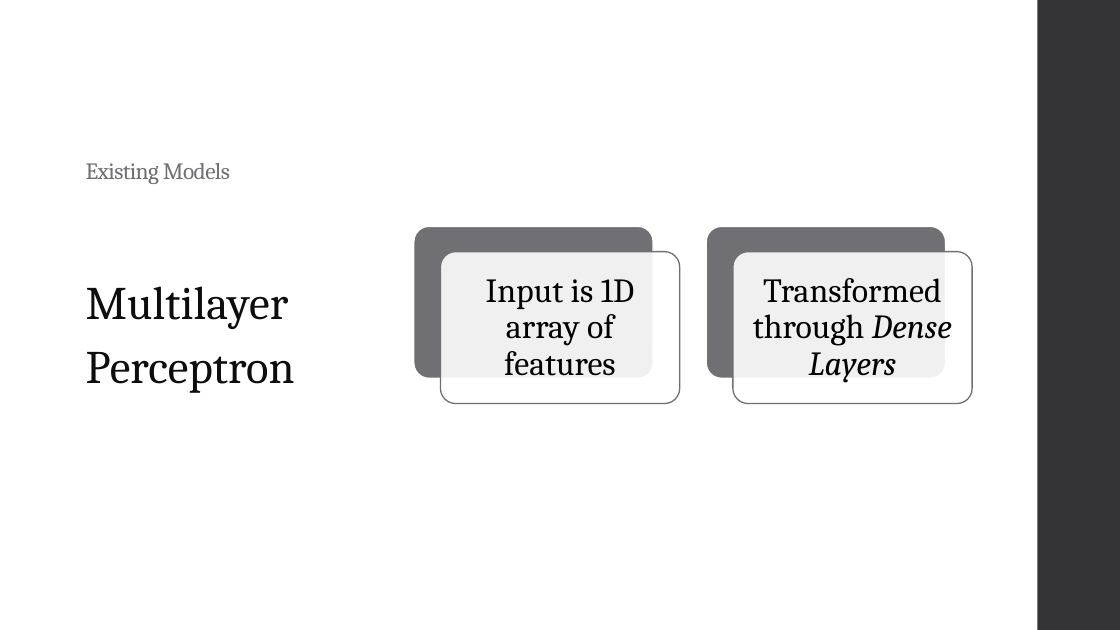
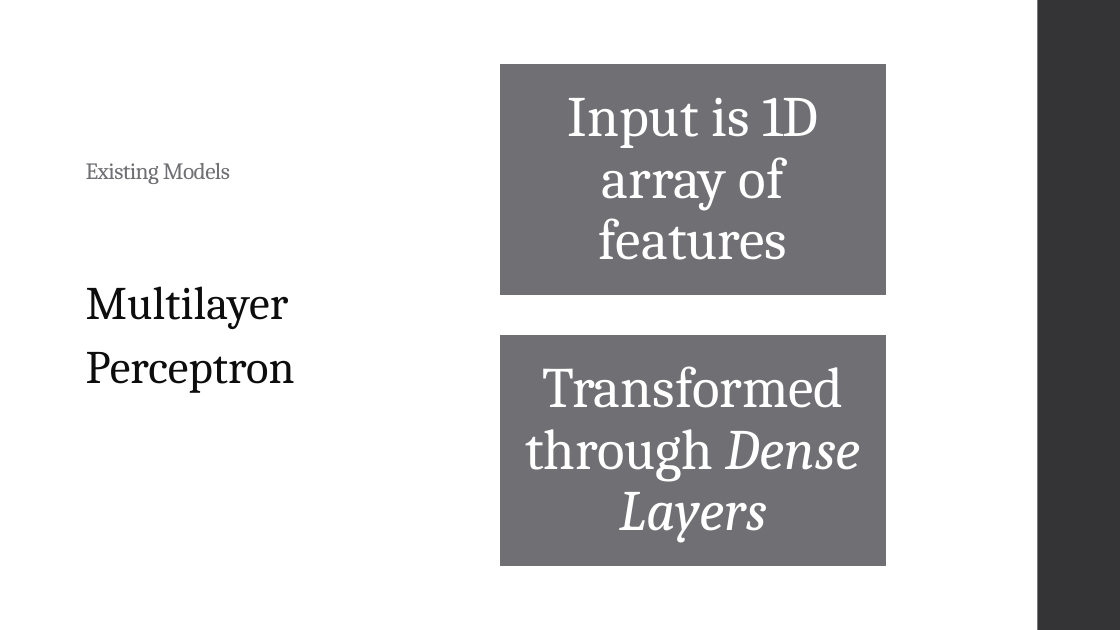
Before and after one commit to landonbuell/Buell-Senior-Thesis, a slide deck: slide 9 of JMMPaper/Musical Instrument Classification Using a Hybrid Neural Network BuellShort.pptx. Drawn at 1120x630 pixels with LibreOffice and Linux fonts; fonts in the diff are those of the drawing. Boxes give left, top, right and bottom in pixels: in the first picture for what was removed or moved away, otherwise in the second. Text is boxed around its words. In the diff, an @@ line names an element or a change of style, - is before the commit and + after.

```diff
--- a/JMMPaper/Musical Instrument Classification Using a Hybrid Neural Network BuellShort.pptx
+++ b/JMMPaper/Musical Instrument Classification Using a Hybrid Neural Network BuellShort.pptx
@@ text "Input is 1D array of ..." at (568, 98, 818, 260): size 29 to 49 pt, text colour #000000 to #FFFFFF; more space between paragraphs @@
@@ text "Input is 1D array of ...": place and size @@
-text "Input is 1D array of ..." at (486, 279, 634, 376)
+text "Input is 1D array of ..." at (568, 98, 818, 260)
@@ rectangle added at (500, 63, 887, 296), fill #6F6F74, outline #FFFFFF 1.1 pt @@
@@ group removed at (414, 227, 972, 404): 4 rounded rectangles @@
@@ text "Transformed through Dense Layers": place and size @@
-text "Transformed through Dense Layers" at (753, 278, 952, 383)
+text "Transformed through Dense Layers" at (525, 366, 861, 543)
@@ text "Transformed through Dense Layers" at (525, 366, 861, 543): size 29 to 49 pt, text colour #000000 to #FFFFFF; more space between paragraphs @@
@@ rectangle added at (500, 334, 887, 567), fill #6F6F74, outline #FFFFFF 1.1 pt @@
```
Also in this commit, not shown: 10 other slides changed, 4 slides added, 1 slide removed, 6 other files.
